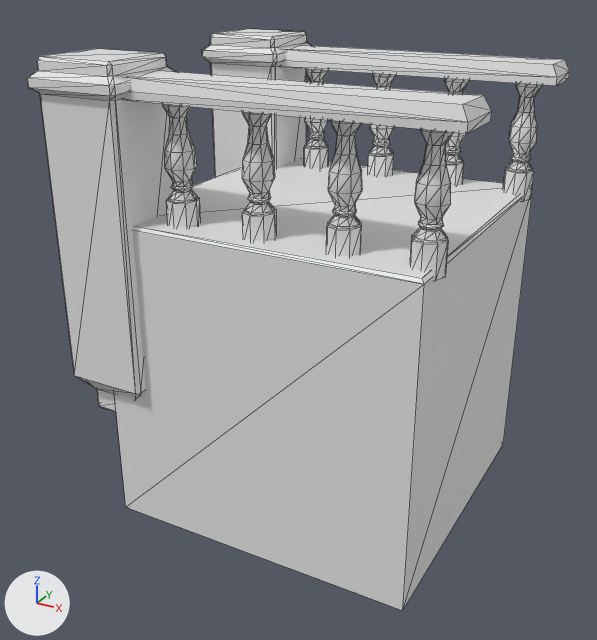
What one commit did to the FBX model GMTK2022/Assets/3D Assets/modules/1x1flat01.FBX.
The view is the same before and after, from a 50 mm camera at (1.117, -2.236, 1.695) aimed at (-0.074, -0.069, 0.611). Every picture has the same lights, and +X, +Y and +Z are marked at lower left. Mesh edges are drawn as thin lines. Where no turn or scale is listed for an object, it has been applied to the vertices.
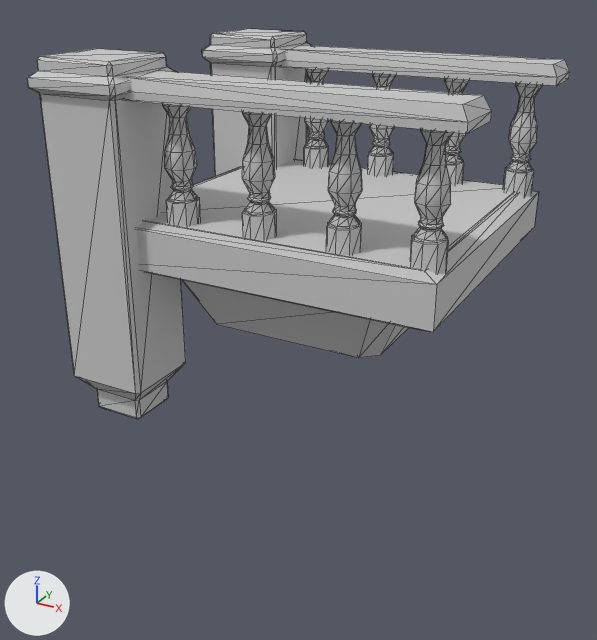
The newer file is also turned or shifted as a whole; pictures and numbers use the older file's frame.

Location of each change, [x1, y1, x2, y2] in pixels of the pictures (597 x 640 px):
'Box009', reshaped (33% shorter)
    before: [27, 29, 570, 611]
    after: [27, 29, 570, 419]
part 1 of me_mesh, rebuilt (56% shorter)
    before: [114, 158, 533, 611]
    after: [137, 159, 539, 358]
part 2 of me_mesh, recoloured
    both: [27, 29, 570, 412]

Diff of the bpy script that builds the scene:
```diff
--- a/GMTK2022/Assets/3D Assets/modules/1x1flat01.FBX.py
+++ b/GMTK2022/Assets/3D Assets/modules/1x1flat01.FBX.py
@@ mat_03___default @@
+mat_03___default = principled_material('03 - Default')
+mat_03___default.base_color = (0.588, 0.588, 0.588)  # light grey #cacaca
+mat_03___default.roughness = 0.859
@@ me_mesh @@
 # used by ob_box009; location = (0.0, 0.0, 0.0)
-me_mesh.from_pydata(...)  # 1140 vertices, 2228 faces; spans x -0.657..0.572, y -0.555..0.565, z 0.0..1.448
+me_mesh.from_pydata(...)  # 1168 vertices, 2284 faces; spans x -0.657..0.572, y -0.555..0.565, z 0.352..1.448
+# me_mesh part 1: the loose piece of 12 vertices spanning x -0.5..0.5, y -0.5..0.5, z 0.0..1.0 is rebuilt with 40 vertices and now spans x -0.525..0.525, y -0.481..0.481, z 0.645..1.003, in mat_03___default (light grey #cacaca)
+# me_mesh part 2: 2208 faces spanning x -0.657..0.572, y -0.555..0.565, z 0.352..1.448 switch from no material to mat_03___default (light grey #cacaca)
```
